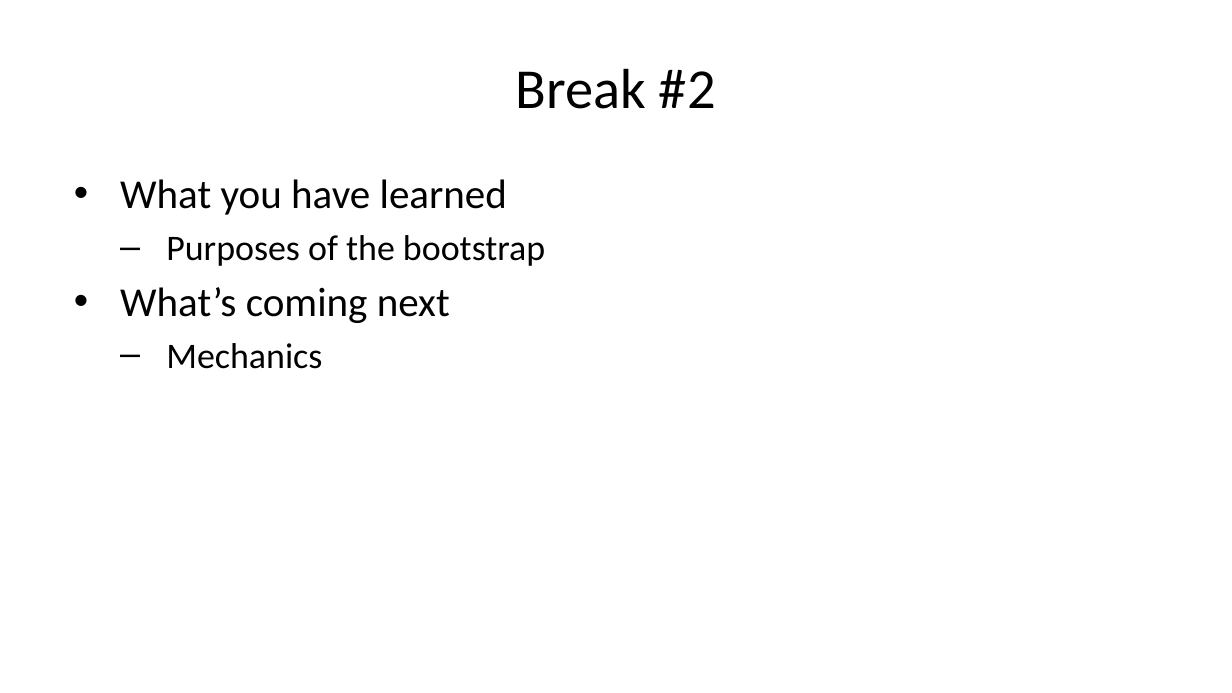
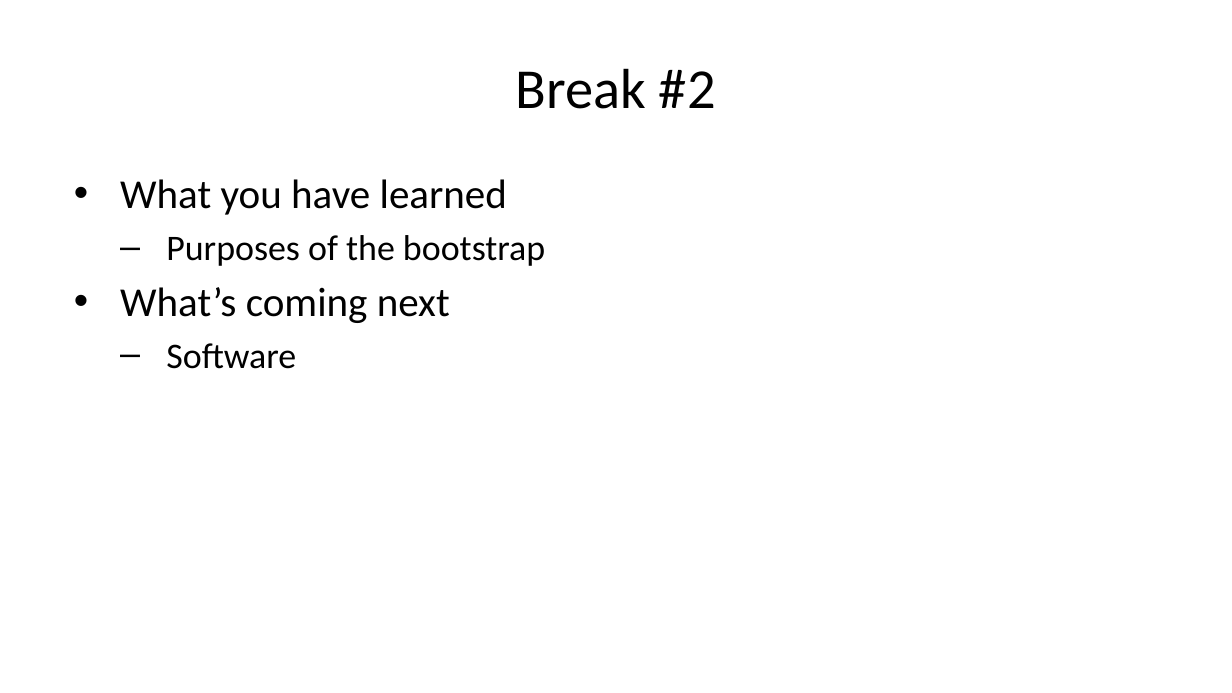
Before and after one commit to pmean/papers-and-presentations, a slide deck: slide 35 of bootstrap/src/bootstrap-slides.pptx (slide 38 before the commit). Drawn at 1232x693 pixels with LibreOffice and Linux fonts; fonts in the diff are those of the drawing. Boxes give left, top, right and bottom in pixels: in the first picture for what was removed or moved away, otherwise in the second. Text is boxed around its words. In the diff, an @@ line names an element or a change of style, - is before the commit and + after.

```diff
--- a/bootstrap/src/bootstrap-slides.pptx
+++ b/bootstrap/src/bootstrap-slides.pptx
@@ text at [166, 343, 296, 369]: text changed @@
-  – Mechanics
+  – Software
```
Also in this commit, not shown: 9 other slides changed, 27 slides added, 6 slides removed, 6 other files.
